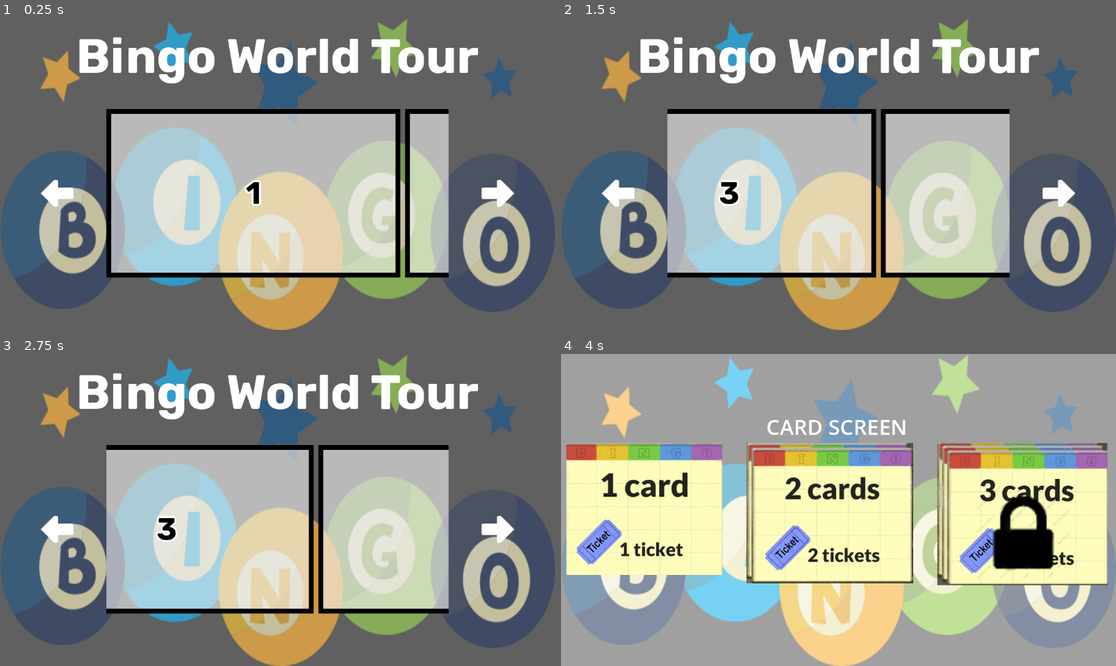
Above: before the commit, frames 1-4 (two rows, left to right).
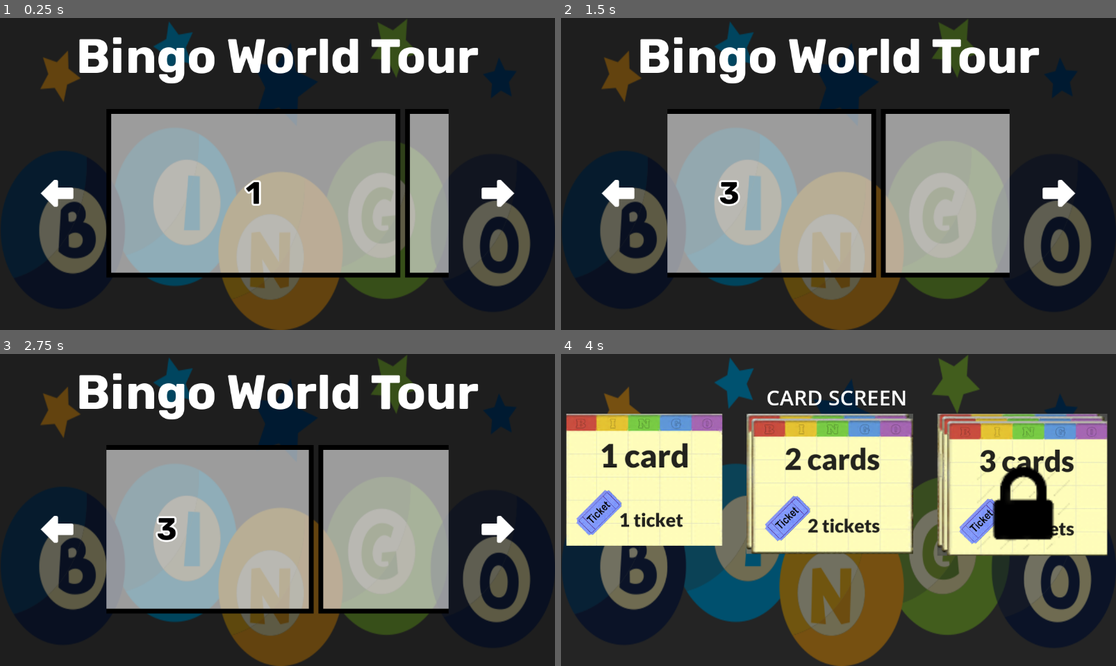
Above: after the commit, the same moments.

Repository: FuadAhmad/dgd-team-repo
Game: Godot game, scene res://main.tscn
Two runs of this game, one before a commit and one after it. Both use one fixed random seed, a clock stepped at 60 frames per second and the inputs below.
Inputs (mouse positions are in pixels of both pictures, inside the frame that each line leads up to; where the layout moved, square brackets give the same spot in the first picture):
- Up to frame 1 (0.25 s): no input
- Up to frame 2 (1.5 s): click (1060, 192) at 0.5 s; click (1060, 192) at 1.25 s
- Up to frame 3 (2.75 s): click (499, 528) at 2 s
- Up to frame 4 (4 s): tap Enter at 2.75 s; move the mouse to (727, 528) at 2.77 s; click (727, 528) at 2.92 s; click (644, 485) [644, 513] at 3.5 s

The runs differ from the first frame. In frame 1, 92% of the frame differs, in the area x 0-100%, y 0-100%; in frame 2, 93%; in frame 3, 93%; in frame 4, 82%.

Commit message:
task FPv1 relese 1

Diff:
--- a/cards.tscn
+++ b/cards.tscn
@@ -37,7 +37,7 @@
 anchor_bottom = 1.0
 grow_horizontal = 2
 grow_vertical = 2
-color = Color(1, 1, 1, 0.466667)
+color = Color(0, 0, 0, 0.52549)
 
 [node name="VBoxContainer" type="VBoxContainer" parent="."]
 layout_mode = 1
@@ -47,7 +47,7 @@
 anchor_right = 0.5
 anchor_bottom = 0.5
 offset_left = -578.0
-offset_top = -204.0
+offset_top = -265.0
 offset_right = 572.0
 offset_bottom = 238.0
 grow_horizontal = 2
--- a/level_box.tscn
+++ b/level_box.tscn
@@ -3,7 +3,7 @@
 [ext_resource type="Script" path="res://level_box.gd" id="1_bh3ql"]
 [ext_resource type="FontFile" uid="uid://cwgdhmo3tbmnj" path="res://assets/Rubik-Bold.ttf" id="2_lnepu"]
 [ext_resource type="Shader" path="res://2d_outline.gdshader" id="3_ieiix"]
-[ext_resource type="Texture2D" uid="uid://d0eqbbvydm3ia" path="res://assets/lockIcon2.png" id="4_l2v80"]
+[ext_resource type="Texture2D" uid="uid://crmuy5ecn44ls" path="res://assets/item1.png" id="4_dmg7n"]
 
 [sub_resource type="StyleBoxFlat" id="StyleBoxFlat_tewb2"]
 bg_color = Color(1, 1, 1, 0.560784)
@@ -51,7 +51,7 @@
 [node name="Lock" type="TextureRect" parent="MarginContainer"]
 material = SubResource("ShaderMaterial_p0m5e")
 layout_mode = 2
-texture = ExtResource("4_l2v80")
+texture = ExtResource("4_dmg7n")
 expand_mode = 1
 stretch_mode = 5
 
--- a/main.tscn
+++ b/main.tscn
@@ -28,7 +28,7 @@
 anchor_bottom = 1.0
 grow_horizontal = 2
 grow_vertical = 2
-color = Color(0.511259, 0.511259, 0.511259, 0.368627)
+color = Color(0, 0, 0, 0.6)
 
 [node name="LevelMenu" parent="." instance=ExtResource("1_yf0y5")]
 layout_mode = 1
Not shown, changed: LICENSE
